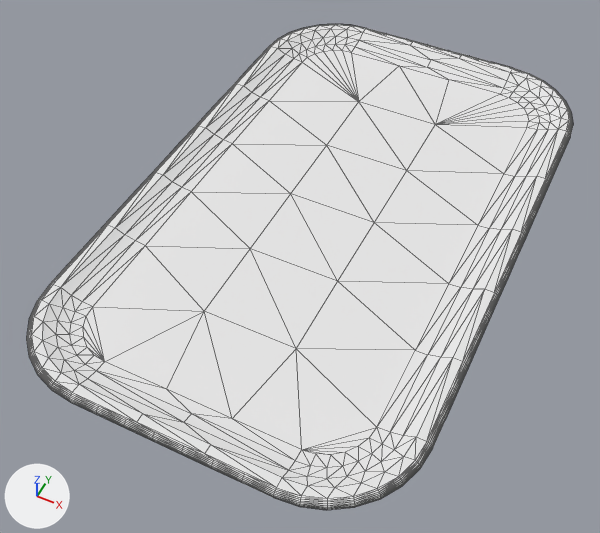
The OBJ model bubblesumo/3dModels/Arena.obj as it was, and as the next commit left it.
The view is the same before and after, from a camera (50 mm lens) standing at (112.5, -52.8, 78.5) and looking at (81.2, 9.7, 0.3). Every picture has the same lights, and +X, +Y and +Z are marked at lower left. Mesh edges are drawn as thin lines. Where no turn or scale is listed for an object, it has been applied to the vertices.

Before the edit, the objects in view are built like this:
```python
mat_steel___satin = principled_material('Steel_-_Satin')
mat_steel___satin.base_color = (0.8, 0.8, 0.8)  # white #e7e7e7
mat_steel___satin.roughness = 1.0
me_arena = bpy.data.meshes.new('Arena')
me_arena.from_pydata(...)  # 982 vertices, 1960 faces; spans x 60.0..105.8, y -22.3..52.4, z 0.0..7.8
me_arena.materials.append(mat_steel___satin)  # white #e7e7e7
ob_arena = bpy.data.objects.new('Arena', me_arena)
ob_arena.location = (0.0, 0.0, 0.0)
```
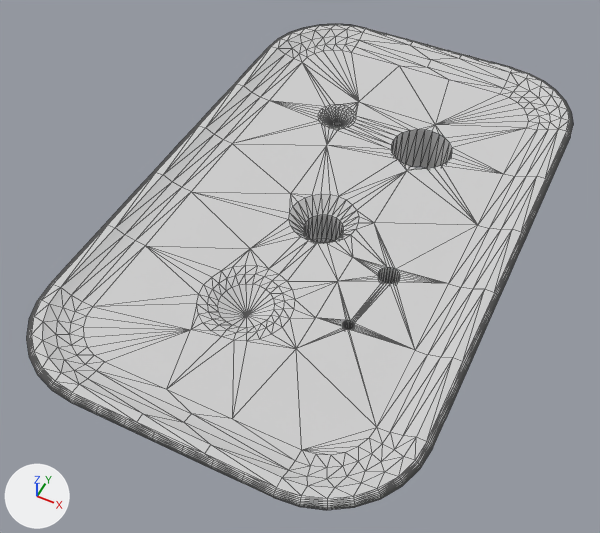
Commit message: Holy Arena!

Edits to the scene script, one JSON object a line:
```json
{"op": "set", "path": "mat_steel___satin.base_color", "old": "(0.8, 0.8, 0.8)", "new": "(0.627, 0.627, 0.627)", "note": "white #e7e7e7 -> light grey #cfcfcf"}
{"block": "me_arena", "where": "# used by ob_arena; location = (0.0, 0.0, 0.0)"}
{"op": "remove", "block": "me_arena", "code": "me_arena.from_pydata(...)  # 982 vertices, 1960 faces; spans x 60.0..105.8, y -22.3..52.4, z 0.0..7.8"}
{"op": "add", "block": "me_arena", "code": "me_arena.from_pydata(...)  # 1515 vertices, 3046 faces; spans x 60.0..105.8, y -22.3..52.4, z 0.0..7.8"}
{"block": "me_arena", "change": "me_arena part 1: 3 vertices removed from x 77.2..87.3, y -6.0..31.6, z 0.0..6.6; 536 vertices added at x 73.2..94.7, y -8.8..34.6, z 0.0..6.6"}
```

Pixel boxes (x1, y1, x2, y2) of what changed, in the pictures (600 x 533 px):
```json
{"object": "Arena", "change": "recoloured, reshaped", "before": [27, 24, 573, 510], "after": [27, 24, 573, 510], "on screen": "white to grey"}
{"part": 1, "of": "me_arena", "change": "built on", "before": [93, 246, 296, 418], "after": [83, 63, 527, 427]}
```
